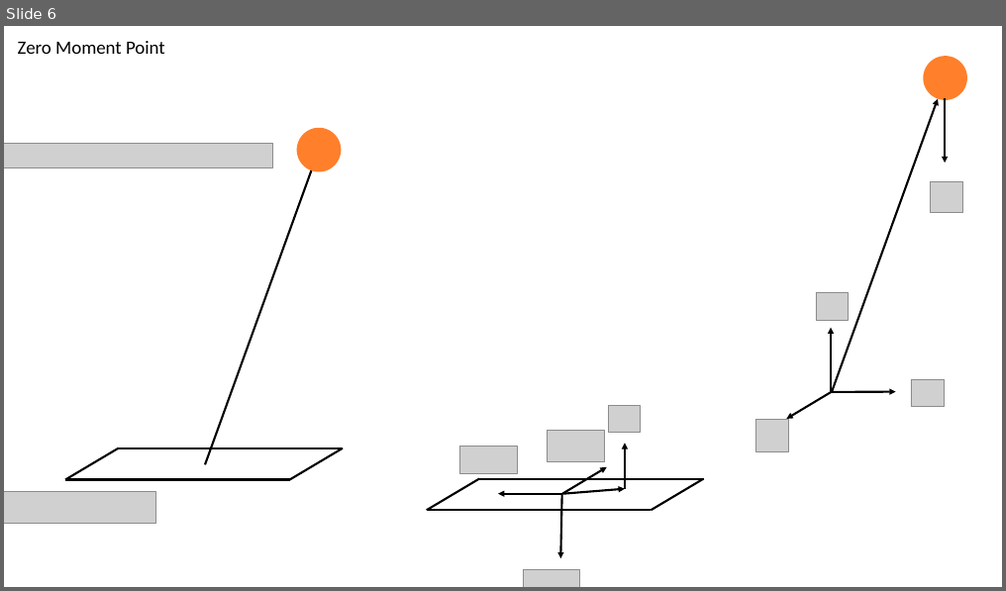
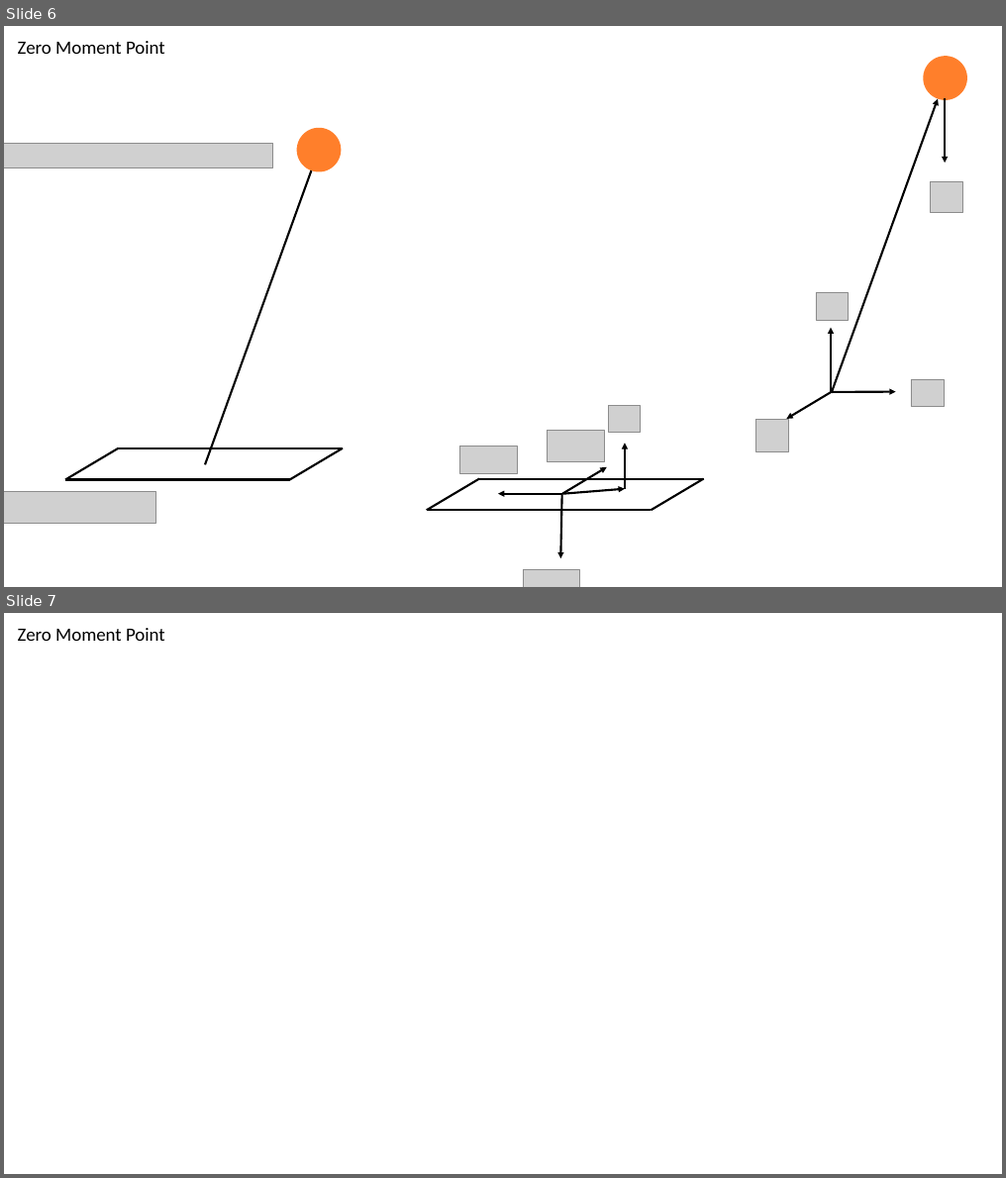
Before and after one commit to mhubii/masters_thesis, a slide deck: windows/masters_thesis_imgs.pptx. Shown one above the other, each under a label of ours: slide 6 before the commit, slides 6 and 7 after it. The pictures are 1006x591 and 1006x1178 pixels, drawn with LibreOffice and Linux fonts; fonts in the diff are those of the drawing; grey boxes stand for pictures; background and template pictures are left out. Boxes give left, top, right and bottom in pixels: in the first picture for what was removed or moved away, otherwise in the second. Text is boxed around its words. In the diff, an @@ line names an element or a change of style, - is before the commit and + after.

```diff
--- a/windows/masters_thesis_imgs.pptx
+++ b/windows/masters_thesis_imgs.pptx
@@ slide 7 added at [4,613,1002,1174], background #FFFFFF @@
@@ text added at [18,628,165,641], 18 pt, text #000000 @@
+Zero Moment Point
```
Also in this commit, not shown: 1 slide changed, 1 other slide added, 2 other files.
